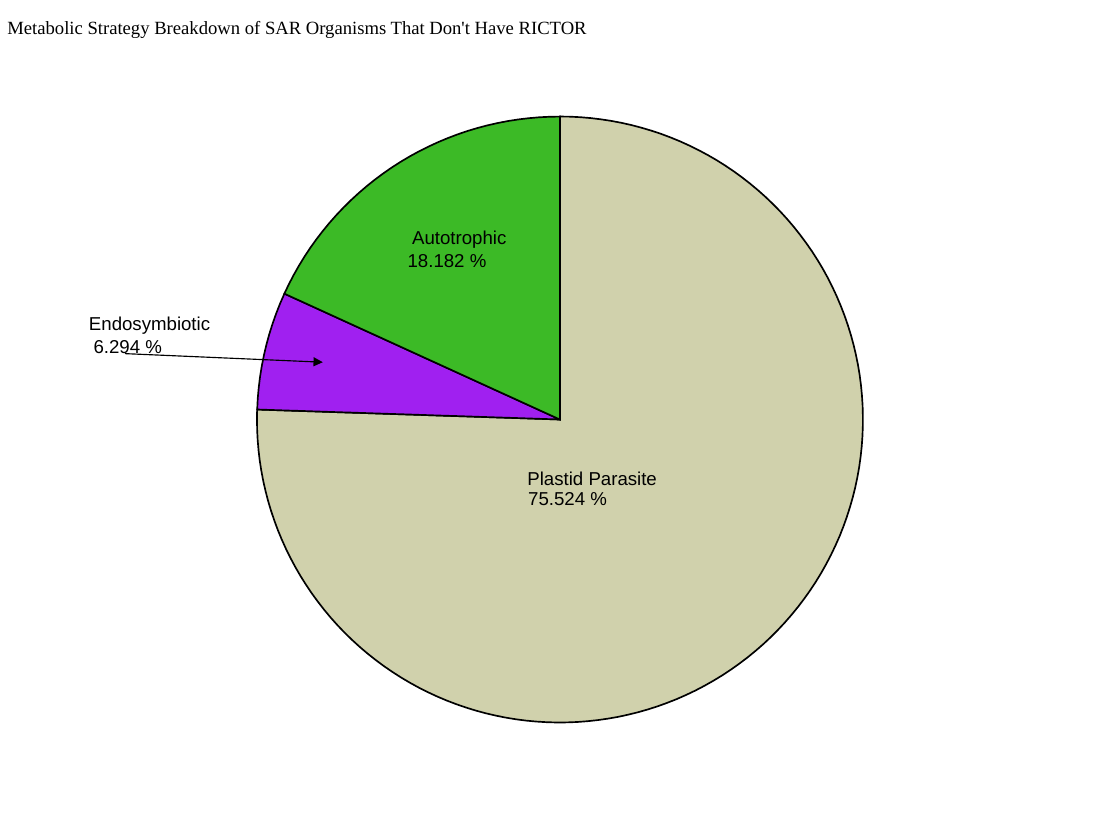
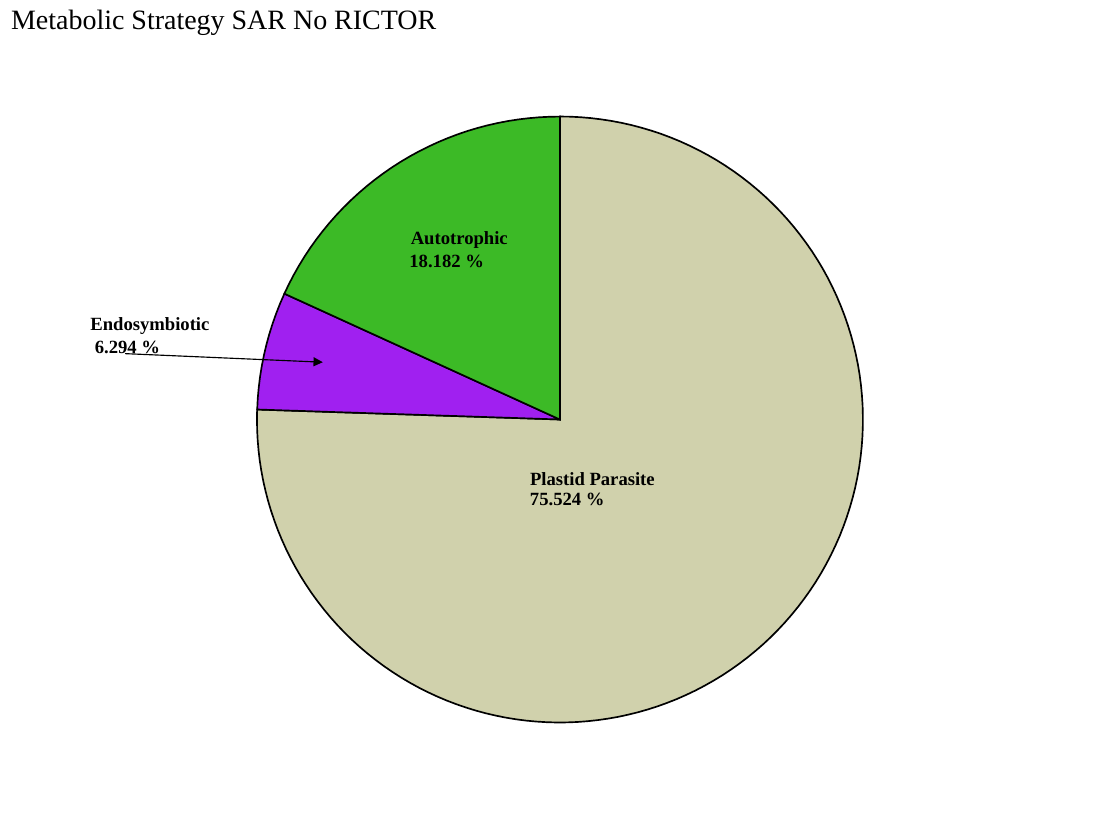
Before and after one commit to Dellaraam/TOR_phylogenetics, a slide deck: slide 1 of Images/Figures_To_Review/PieCharts_Metabolic/SAR/SARNoRictorv2.pptx. Drawn at 1120x840 pixels with LibreOffice and Linux fonts; fonts in the diff are those of the drawing. Boxes give left, top, right and bottom in pixels: in the first picture for what was removed or moved away, otherwise in the second. Text is boxed around its words. In the diff, an @@ line names an element or a change of style, - is before the commit and + after.

```diff
--- a/Images/Figures_To_Review/PieCharts_Metabolic/SAR/SARNoRictorv2.pptx
+++ b/Images/Figures_To_Review/PieCharts_Metabolic/SAR/SARNoRictorv2.pptx
@@ text at (11, 9, 436, 34): text changed; size 12 to 18 pt @@
-Metabolic Strategy Breakdown of SAR Organisms That Don't Have RICTOR
+Metabolic Strategy SAR No RICTOR
@@ font Arial to Times New Roman, bold on in 6 elements at (530, 472, 655, 485), (530, 492, 581, 505), (90, 317, 209, 334), (95, 340, 137, 355), (411, 231, 508, 248), (409, 254, 460, 267) @@
```
Also in this commit, not shown: 5 other files.
